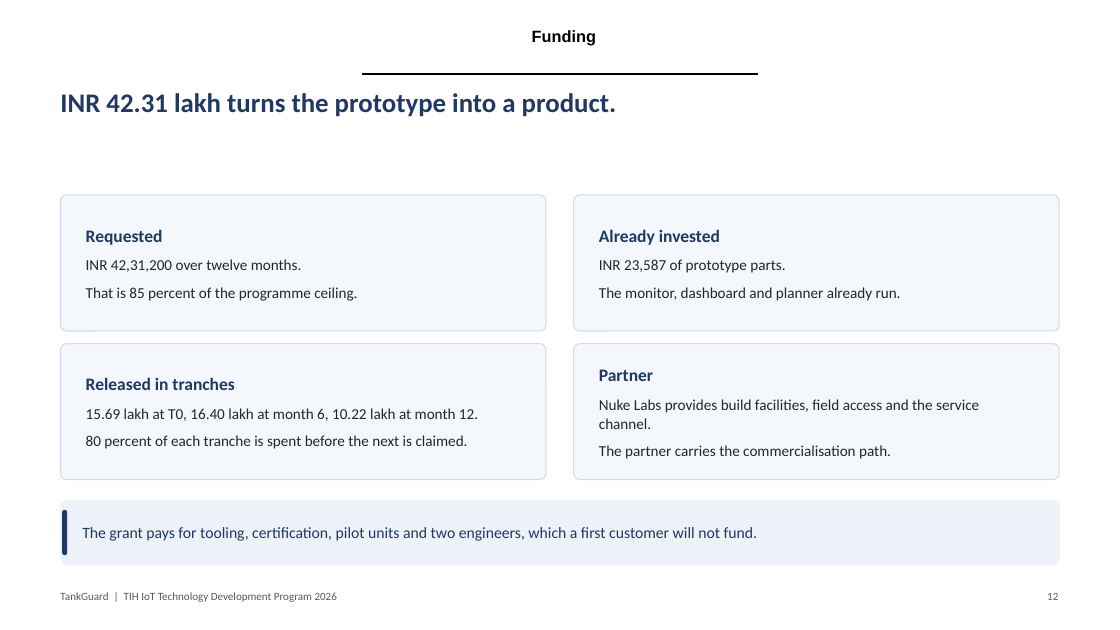
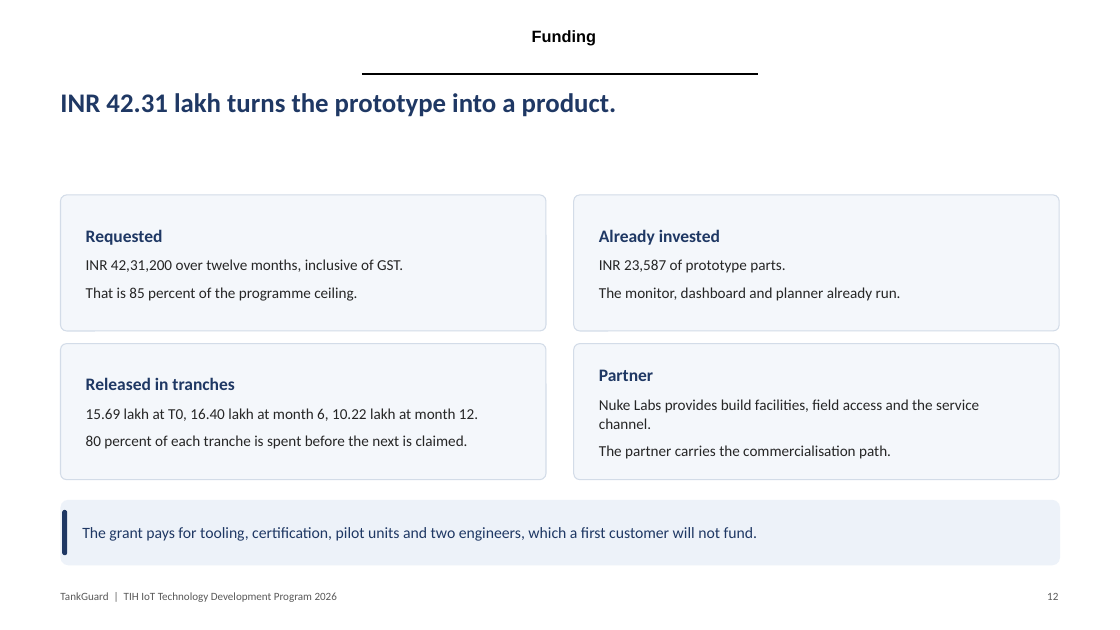
Before and after one commit to adithya-in/tankguard, a slide deck: slide 12 of docs/office/TankGuard_Presentation.pptx. Drawn at 1120x630 pixels with LibreOffice and Linux fonts; fonts in the diff are those of the drawing; background and template pictures are left out. Boxes give left, top, right and bottom in pixels: in the first picture for what was removed or moved away, otherwise in the second. Text is boxed around its words. In the diff, an @@ line names an element or a change of style, - is before the commit and + after.

Commit message:
docs(office): add the institute logos, set the Water Management theme, and make costs GST-inclusive
The cover now carries the TIH and IIT Bombay marks with the foundation's contact strip, composed into one band and placed in the first-page footer so Word renders it reliably.

The theme field reads Water Management. The history section is now a 185-word review of five prior studies: tank monitoring on ESP32 and ESP8266, and the Gazebo-only cleaning robot. The objectives open with an 81-word statement of the gap against that work.

Every cost line is now labelled inclusive of GST, in the proposal, the deck and the workbook.

```diff
--- a/docs/office/TankGuard_Presentation.pptx
+++ b/docs/office/TankGuard_Presentation.pptx
@@ text at <box>86,259,403,272</box>: text changed @@
-INR 42,31,200 over twelve months.
+INR 42,31,200 over twelve months, inclusive of GST.
```
Also in this commit, not shown: 2 other slides changed, 7 other files.
